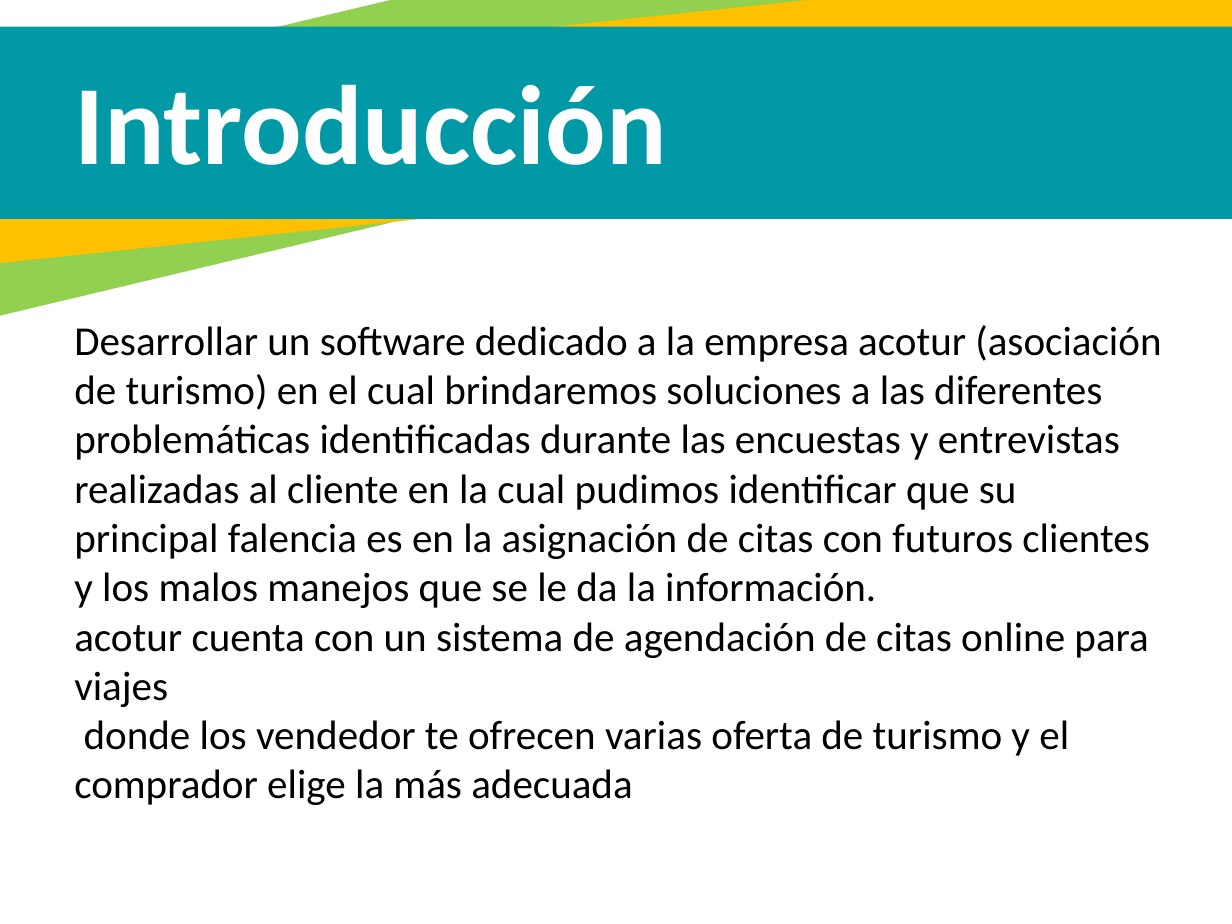
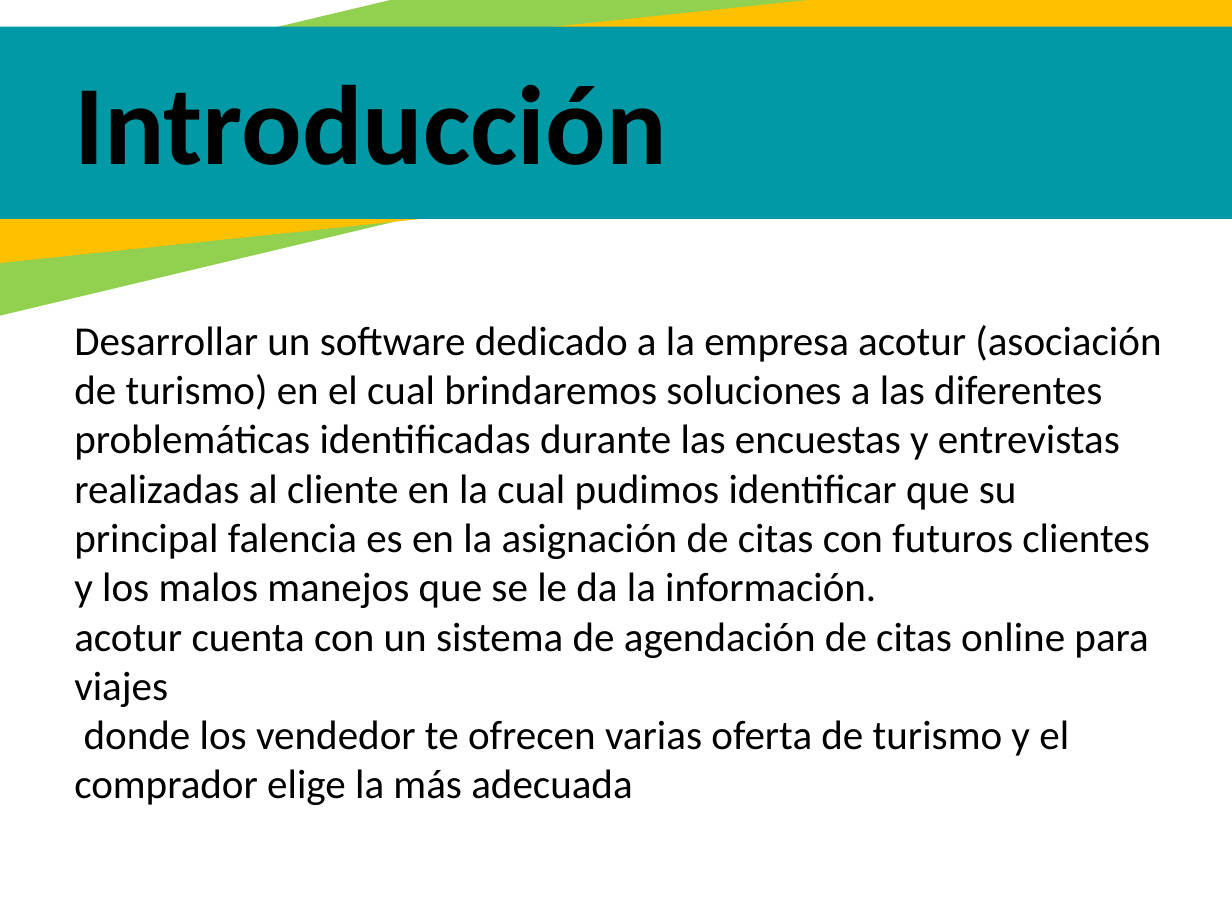
Before and after one commit to fily666/Proyecto_sena, a slide deck: slide 5 of Proyecto/Exposición/Exposición trimestre 1.pptx. Drawn at 1232x924 pixels with LibreOffice and Linux fonts; fonts in the diff are those of the drawing. Boxes give left, top, right and bottom in pixels: in the first picture for what was removed or moved away, otherwise in the second. Text is boxed around its words. In the diff, an @@ line names an element or a change of style, - is before the commit and + after.

```diff
--- a/Proyecto/Exposición/Exposición trimestre 1.pptx
+++ b/Proyecto/Exposición/Exposición trimestre 1.pptx
@@ text "Introducción" at bbox=[74, 85, 666, 165]: text colour #FFFFFF to #000000 @@
```
Also in this commit, not shown: 7 other slides changed, 1 slide added, 2 slides removed, 40 other files.
